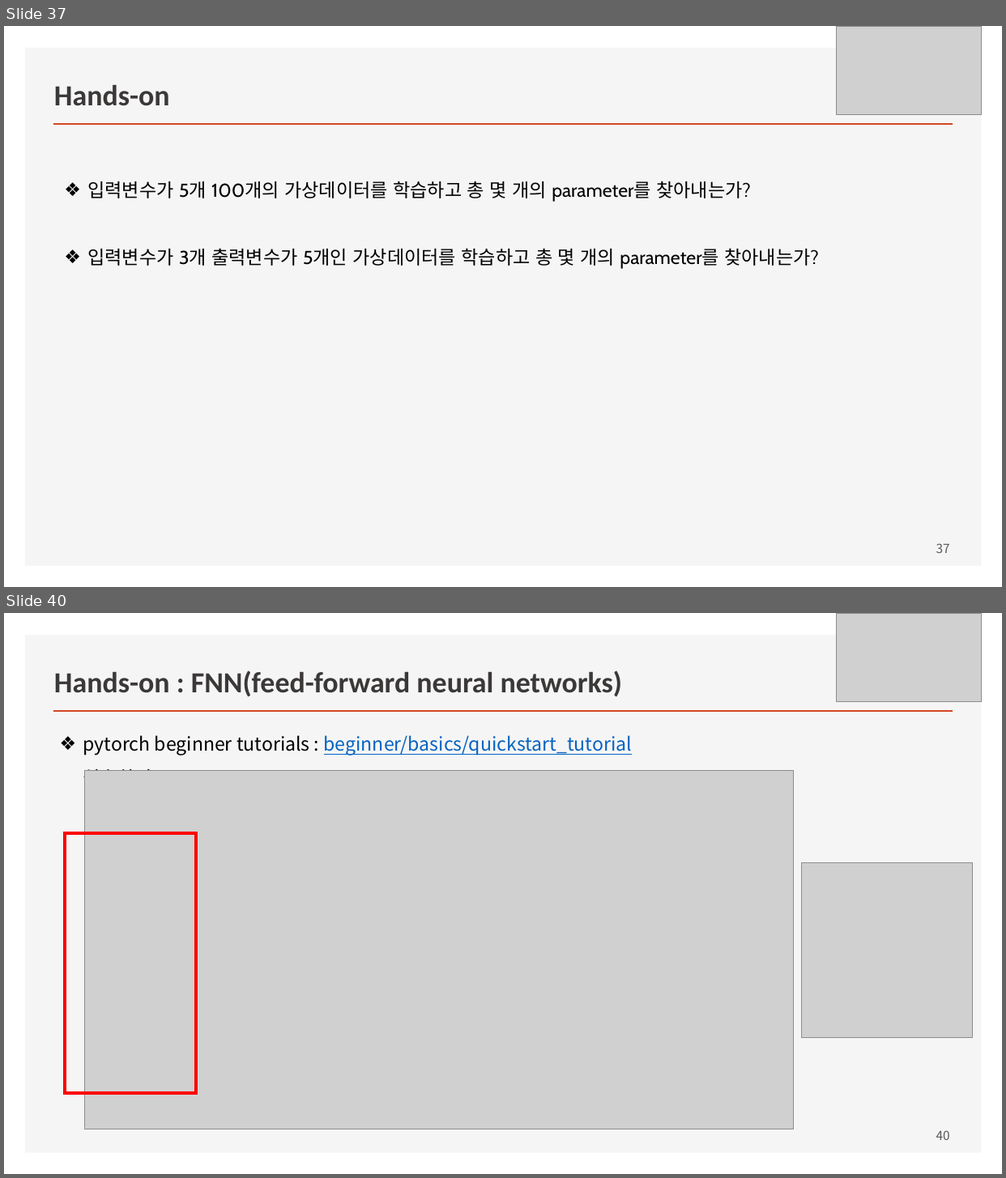
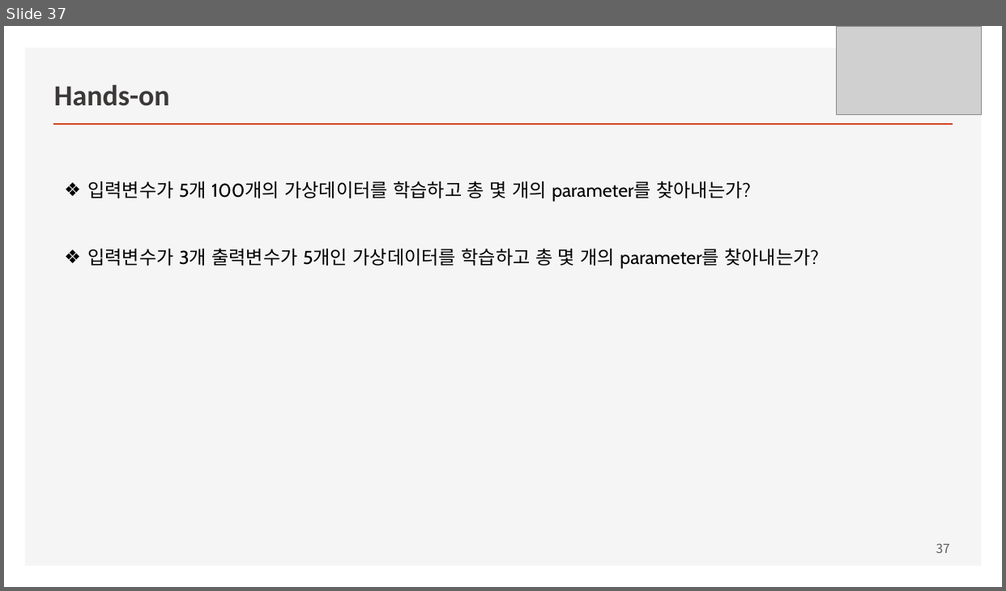
Before and after one commit to ancestor9/mathematics-for-machine-learning, a slide deck: Linear_Algebra/w5_02_Deep_Learning_with_pytorch.pptx. Shown one above the other, each under a label of ours: slides 37 and 40 before the commit, slide 37 after it; the slides between them are not shown. The pictures are 1006x1178 and 1006x591 pixels, drawn with LibreOffice and Linux fonts; fonts in the diff are those of the drawing; grey boxes stand for pictures. Boxes give left, top, right and bottom in pixels: in the first picture for what was removed or moved away, otherwise in the second. Text is boxed around its words. In the diff, an @@ line names an element or a change of style, - is before the commit and + after.

```diff
--- a/Linear_Algebra/w5_02_Deep_Learning_with_pytorch.pptx
+++ b/Linear_Algebra/w5_02_Deep_Learning_with_pytorch.pptx
@@ slide 40 removed at bbox=[4, 613, 1002, 1174], background #FFFFFF; not listed: 2 template elements that a slide beside it also shows @@
@@ picture removed at bbox=[837, 613, 982, 702] @@
@@ title removed at bbox=[54, 671, 622, 697] @@
-Hands-on : FNN(feed-forward neural networks)
@@ text removed at bbox=[83, 735, 632, 790] @@
-❖ pytorch beginner tutorials : beginner/basics/quickstart_tutorial 실습하기
@@ picture removed at bbox=[85, 771, 794, 1130] @@
@@ rectangle removed at bbox=[65, 834, 196, 1093] @@
@@ picture removed at bbox=[802, 862, 973, 1037] @@
@@ page number removed at bbox=[936, 1131, 950, 1140] @@
-40
```
Also in this commit, not shown: 3 other slides removed.
